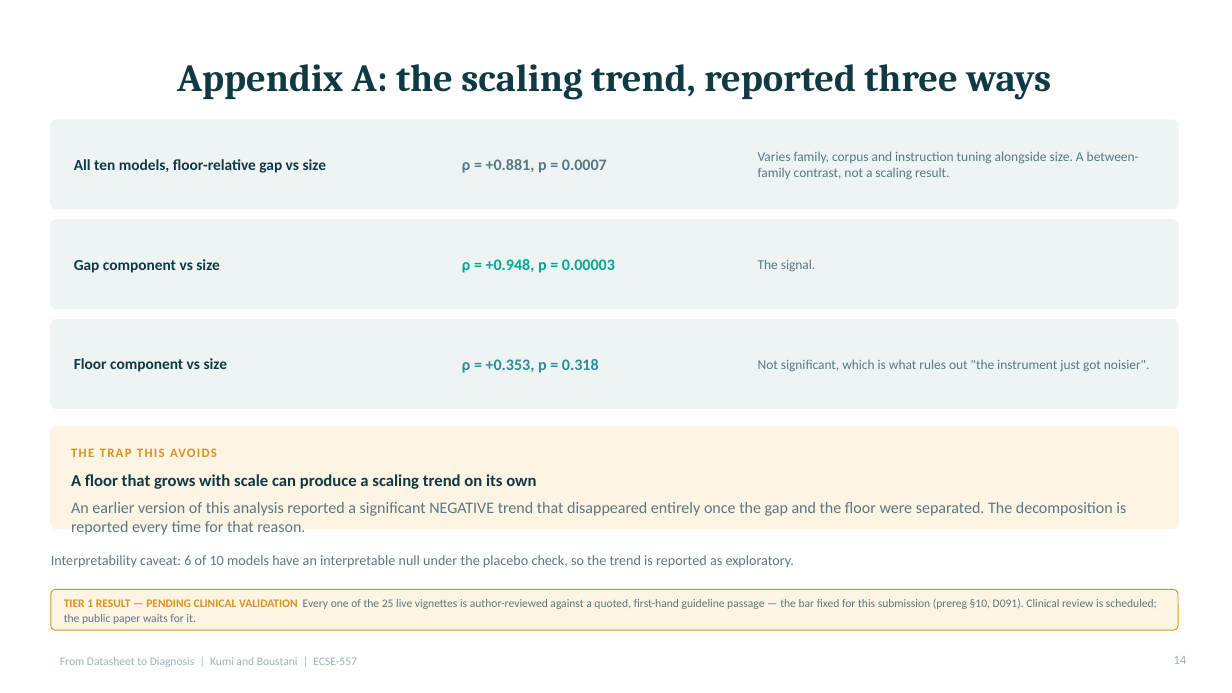
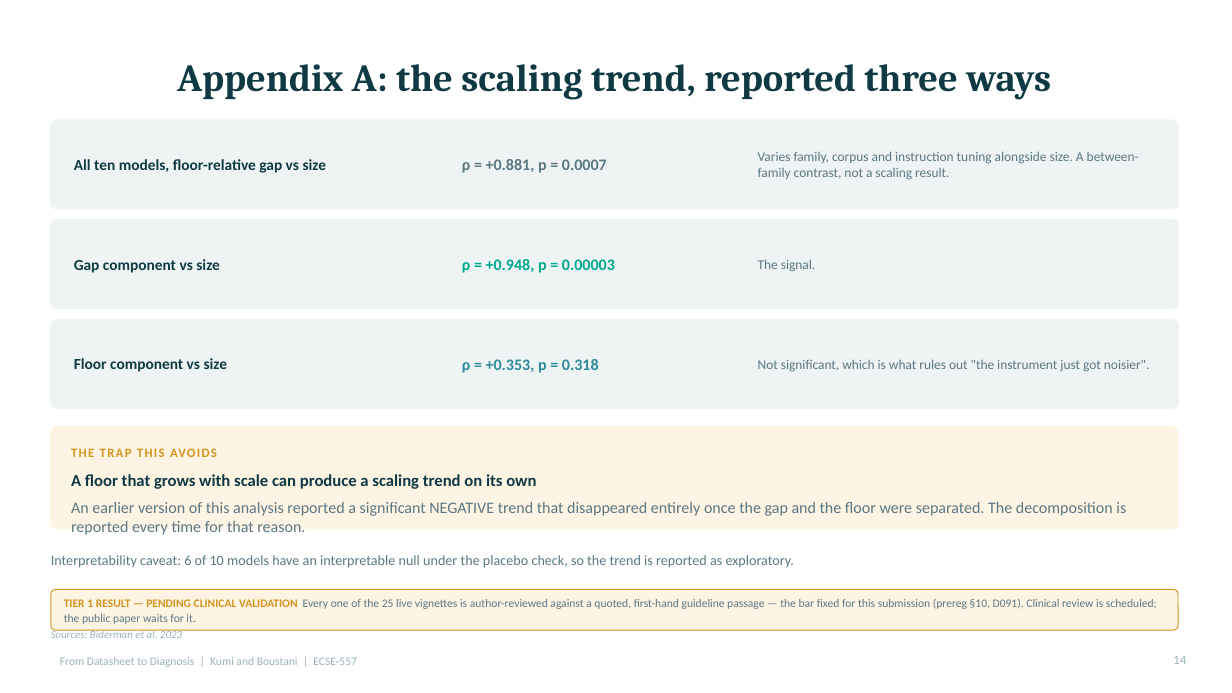
Before and after one commit to Evans-Junior/datasheet-to-diagnosis-audit, a slide deck: slide 14 of Datasheet_to_Diagnosis_Talk.pptx. Drawn at 1232x693 pixels with LibreOffice and Linux fonts; fonts in the diff are those of the drawing. Boxes give left, top, right and bottom in pixels: in the first picture for what was removed or moved away, otherwise in the second. Text is boxed around its words. In the diff, an @@ line names an element or a change of style, - is before the commit and + after.

Commit message:
Render every citation from one file, and show the gap in them
The talk deck had no reference list. Typing a bibliography onto two slides
would have created the defect this repo has logged five times: a derived
artefact with nothing tying it to its source. So docs/references.json is the
single source, figures.js reads it, and cite(id) throws on an unknown id
because a mistyped attribution must stop the build rather than print a blank
where a credit belongs. Each entry records which project document verified it.

The part worth defending is the gap. Only 15 of 25 live vignettes have a formal
citation of record; three more have a guideline identifier and no citation, and
seven have neither. All ten are quoted at first hand in the compendium and
author-reviewed against that quote, so they are sourced but not cited. The
references slide names all ten rather than dropping them, because a list that
silently omits ten of twenty-five reads as a complete one, which is the same
failure the deck criticises the Pile datasheet for two slides earlier.

check_references.py gates the file against the live vignette set in both
directions and refuses a verified claim with no DOI and no named identifier. It
caught the GINA entry on the first run.

The render caught two bugs in the citation shortener: it read 2101 out of
arXiv:2101.00027 as a year, and it missed multi-author works whose citation
does not contain the words "et al.". Both fixed, all 26 citations verified to
resolve to a sane author and year.

```diff
--- a/Datasheet_to_Diagnosis_Talk.pptx
+++ b/Datasheet_to_Diagnosis_Talk.pptx
@@ text added at [51,629,182,638], 8.5 pt, text #9BB3BA, italic @@
+Sources: Biderman et al. 2023
```
Also in this commit, not shown: 14 other slides changed, 3 slides added, 14 other files.
